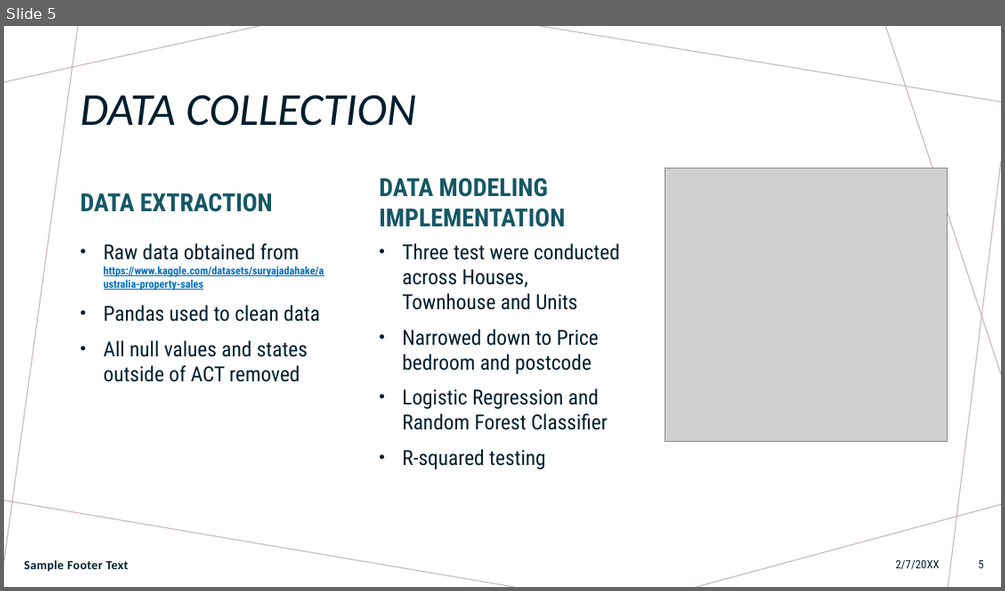
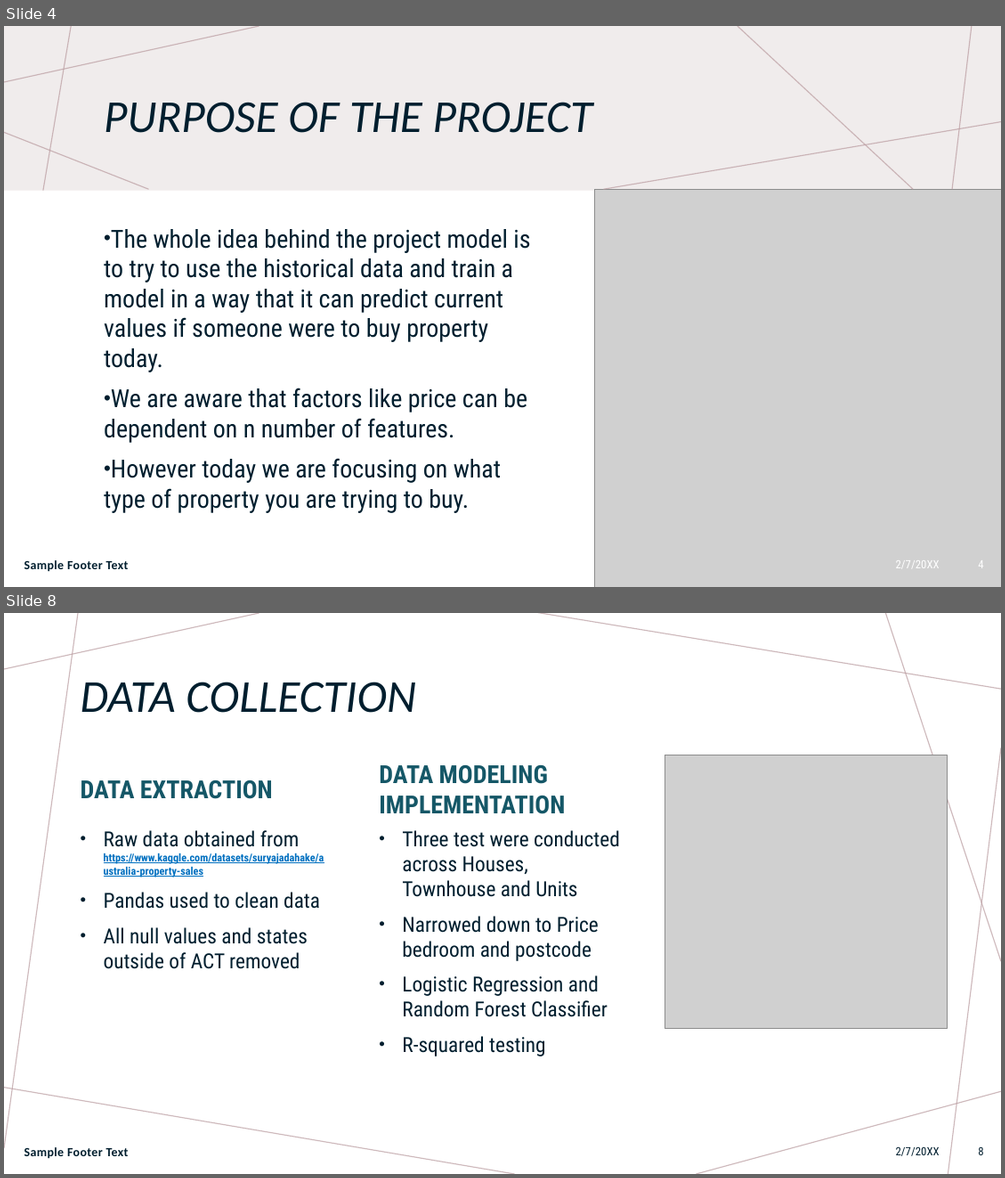
Before and after one commit to Anguyensfg/project-4, a slide deck: Project 4.pptx. Shown one above the other, each under a label of ours: slide 5 before the commit, slides 4 and 8 after it; the slides between them are not shown. The pictures are 1005x591 and 1005x1178 pixels, drawn with LibreOffice and Linux fonts; fonts in the diff are those of the drawing; grey boxes stand for pictures. Boxes give left, top, right and bottom in pixels: in the first picture for what was removed or moved away, otherwise in the second. Text is boxed around its words. In the diff, an @@ line names an element or a change of style, - is before the commit and + after.

```diff
--- a/Project 4.pptx
+++ b/Project 4.pptx
@@ slide 4 added at <box>4,26,1001,587</box>, background #FFFFFF; not listed: 7 template elements that a slide beside it also shows @@
@@ line added from (259, 26) to (4, 82), #BA9CA0 1 pt @@
@@ line added from (78, 26) to (4, 562), #BA9CA0 1 pt @@
@@ rectangle added at <box>4,26,1001,587</box>, fill #FFFFFF @@
@@ rectangle added at <box>4,26,1001,191</box>, fill #F0ECEC @@
@@ line added from (259, 26) to (4, 82), #BA9CA0 1 pt @@
@@ line added from (72, 26) to (43, 191), #BA9CA0 1 pt @@
@@ line added from (378, 587) to (433, 26), #BA9CA0 1 pt @@
@@ line added from (1001, 102) to (538, 26), #BA9CA0 1 pt @@
@@ line added from (914, 189) to (737, 26), #BA9CA0 1 pt @@
@@ line added from (1001, 375) to (886, 26), #BA9CA0 1 pt @@
@@ line added from (971, 26) to (952, 189), #BA9CA0 1 pt @@
@@ title added at <box>104,102,593,133</box>, 44 pt, text #001E2E, italic @@
+PURPOSE OF THE PROJECT
@@ line added from (148, 189) to (4, 132), #BA9CA0 1 pt @@
@@ line added from (1001, 122) to (604, 189), #BA9CA0 1 pt @@
@@ line added from (1001, 160) to (947, 587), #BA9CA0 1 pt @@
@@ picture added at <box>595,189,1001,587</box> @@
@@ text added at <box>104,229,530,513</box>, 24 pt, text #001E2E @@
+• The whole idea behind the project model is to try to use the historical data and train a model in a way that it can predict current values if someone were to buy property today.
+• We are aware that factors like price can be dependent on n number of features.
+• However today we are focusing on what type of property you are trying to buy.
@@ line added from (515, 587) to (4, 499), #BA9CA0 1 pt @@
@@ line added from (1001, 505) to (696, 587), #BA9CA0 1 pt @@
@@ text added at <box>24,560,129,572</box>, 12 pt, text #001E2E, bold @@
+Sample Footer Text
@@ text added at <box>896,560,939,568</box>, 11 pt, text #FFFFFF @@
+2/7/20XX
@@ page number added at <box>978,560,983,568</box>, 11 pt, text #FFFFFF @@
+4
@@ what was slide 5 is now slide 8 @@
@@ page number at <box>978,1146,983,1155</box>: text changed @@
-5
+8
```
Also in this commit, not shown: 4 slides changed, 2 other slides added.
